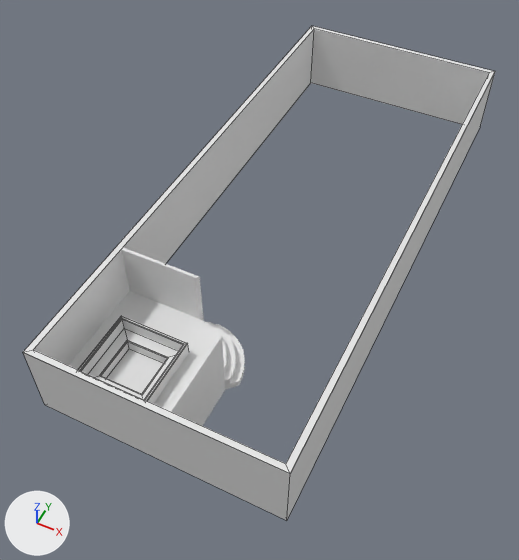
A saved change to the Blender file house.blend.
Rendered twice from a 50 mm lens placed at (7.3, -16.4, 20.5), pointed at (-0.7, -0.4, 0.5). Lighting does not change. The marker at lower left points along +X, +Y and +Z. Mesh edges are drawn as thin lines on the coarser meshes.

The first picture shows 'Cube', 'pool', 'walls'.
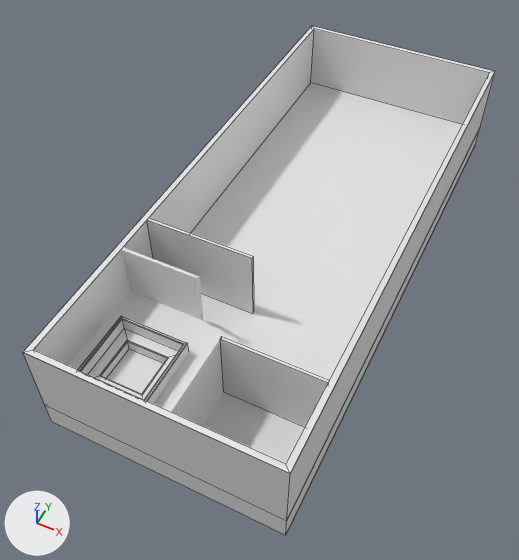
The change, as a diff of the scene's bpy script:
```diff
--- a/house.blend.py
+++ b/house.blend.py
@@ me_cube @@
+me_cube.from_pydata(...)  # a box spanning x -1.0..2.97, y 1.48..3.48, z -1.0..1.0
@@ me_cube_001 @@
+me_cube_001.from_pydata(...)  # a box spanning x 3.59..6.99, y -64.18..-62.18, z -1.0..1.0
@@ ob_floor @@
 ob_floor.scale = (1.05, 1.02, 1.0)
-ob_floor.hide_viewport = True
@@ ob_wall @@
+ob_wall = bpy.data.objects.new('wall', me_cube)
+ob_wall.location = (-2.97, -2.39, 2.41)
+ob_wall.scale = (1.0, 0.05, 1.4)
@@ ob_wall_001 @@
+ob_wall_001 = bpy.data.objects.new('wall.001', me_cube_001)
+ob_wall_001.location = (-2.97, -2.39, 2.41)
+ob_wall_001.scale = (1.0, 0.05, 1.4)
```

Boxes [x1, y1, x2, y2] around the edits, measured in the pictures (519 x 560 px):
'floor', shown: after [45, 83, 480, 535]
'wall.001', added: after [220, 336, 330, 427]
'wall', added: after [147, 218, 254, 313]
